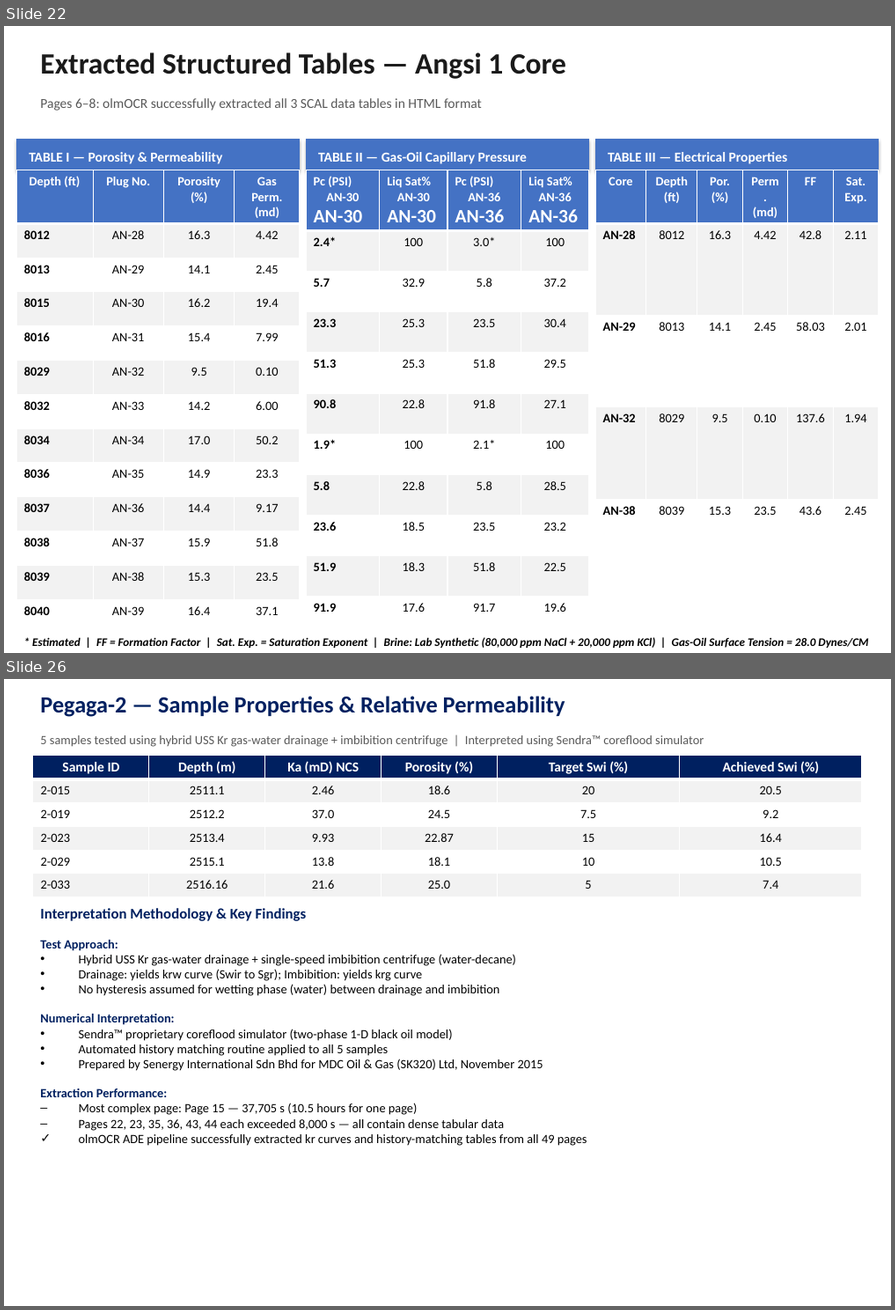
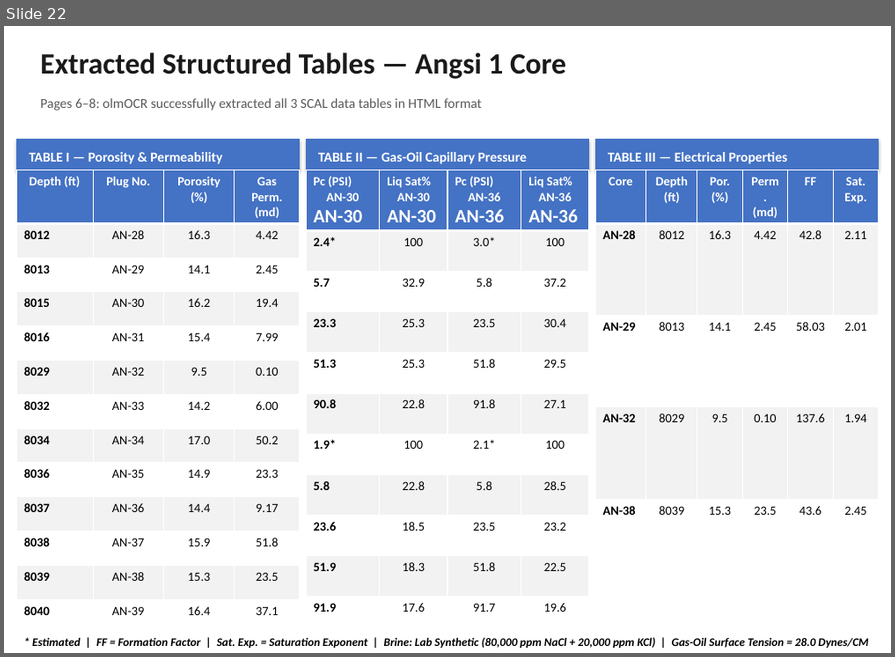
Before and after one commit to anoliaw97/OlmOCRV2withADE, a slide deck: [24] 26 Feb 2026_ver05.pptx. Shown one above the other, each under a label of ours: slides 22 and 26 before the commit, slide 22 after it; the slides between them are not shown. The pictures are 895x1310 and 895x657 pixels, drawn with LibreOffice and Linux fonts; fonts in the diff are those of the drawing. Boxes give left, top, right and bottom in pixels: in the first picture for what was removed or moved away, otherwise in the second. Text is boxed around its words. In the diff, an @@ line names an element or a change of style, - is before the commit and + after.

```diff
--- a/[24] 26 Feb 2026_ver05.pptx
+++ b/[24] 26 Feb 2026_ver05.pptx
@@ slide 26 removed at (4,679,891,1306), background #FFFFFF @@
@@ text removed at (40,696,565,717) @@
-Pegaga-2 — Sample Properties & Relative Permeability
@@ table removed at (33,756,861,896), 6 rows, 6 columns @@
-Sample ID | Depth (m) | Ka (mD) NCS | Porosity (%) | Target Swi (%) | Achieved Swi (%)
-2-015 | 2511.1 | 2.46 | 18.6 | 20 | 20.5
-2-019 | 2512.2 | 37.0 | 24.5 | 7.5 | 9.2
-2-023 | 2513.4 | 9.93 | 22.87 | 15 | 16.4
-2-029 | 2515.1 | 13.8 | 18.1 | 10 | 10.5
-2-033 | 2516.16 | 21.6 | 25.0 | 5 | 7.4
@@ text removed at (40,735,704,747) @@
-5 samples tested using hybrid USS Kr gas-water drainage + imbibition centrifuge | Interpreted using Sendra™ coreflood simulator
@@ text removed at (40,908,587,1145) @@
-Interpretation Methodology & Key Findings
-Test Approach:
-• Hybrid USS Kr gas-water drainage + single-speed imbibition centrifuge (water-decane)
-• Drainage: yields krw curve (Swir to Sgr); Imbibition: yields krg curve
-• No hysteresis assumed for wetting phase (water) between drainage and imbibition
-Numerical Interpretation:
-• Sendra™ proprietary coreflood simulator (two-phase 1-D black oil model)
-• Automated history matching routine applied to all 5 samples
-• Prepared by Senergy International Sdn Bhd for MDC Oil & Gas (SK320) Ltd, November 2015
-Extraction Performance:
-– Most complex page: Page 15 — 37,705 s (10.5 hours for one page)
-– Pages 22, 23, 35, 36, 43, 44 each exceeded 8,000 s — all contain dense tabular data
-✓ olmOCR ADE pipeline successfully extracted kr curves and history-matching tables from all 49 pages
```
Also in this commit, not shown: 3 slides changed, 1 other slide removed, 1 other file.
